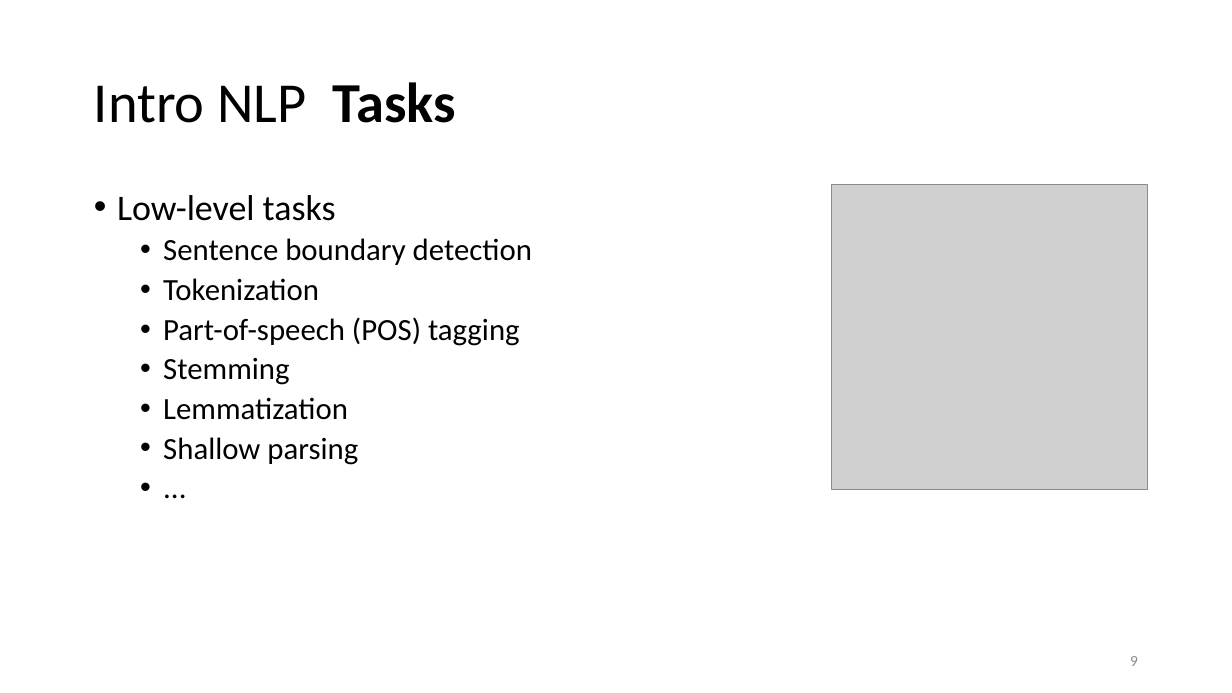
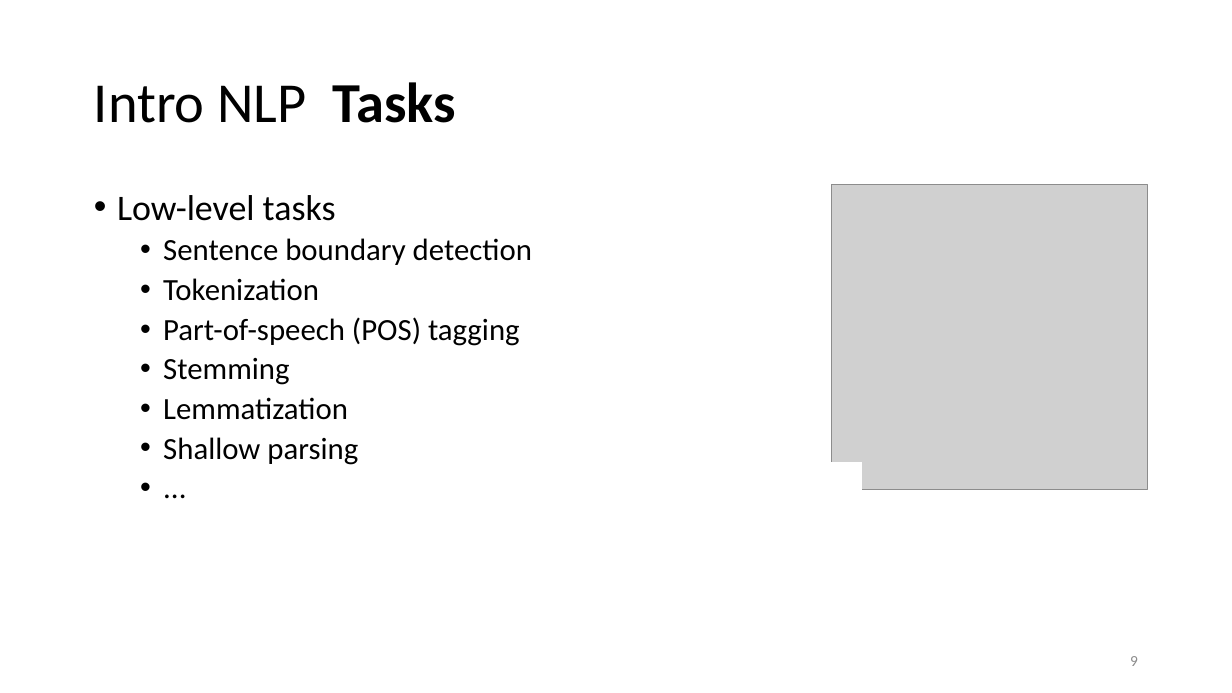
Before and after one commit to lisa-wm/consulting, a slide deck: slide 9 of 5_seminar/Contents_Part_01/Präsentation_Teil1.pptx. Drawn at 1232x693 pixels with LibreOffice and Linux fonts; fonts in the diff are those of the drawing; grey boxes stand for pictures. Boxes give left, top, right and bottom in pixels: in the first picture for what was removed or moved away, otherwise in the second. Text is boxed around its words. In the diff, an @@ line names an element or a change of style, - is before the commit and + after.

```diff
--- a/5_seminar/Contents_Part_01/Präsentation_Teil1.pptx
+++ b/5_seminar/Contents_Part_01/Präsentation_Teil1.pptx
@@ rectangle added at bbox=[826, 462, 861, 489], fill #FFFFFF, outline #FFFFFF 1 pt @@
```
Also in this commit, not shown: 14 other slides changed, 8 slides added, 2 slides removed, 4 other files.
